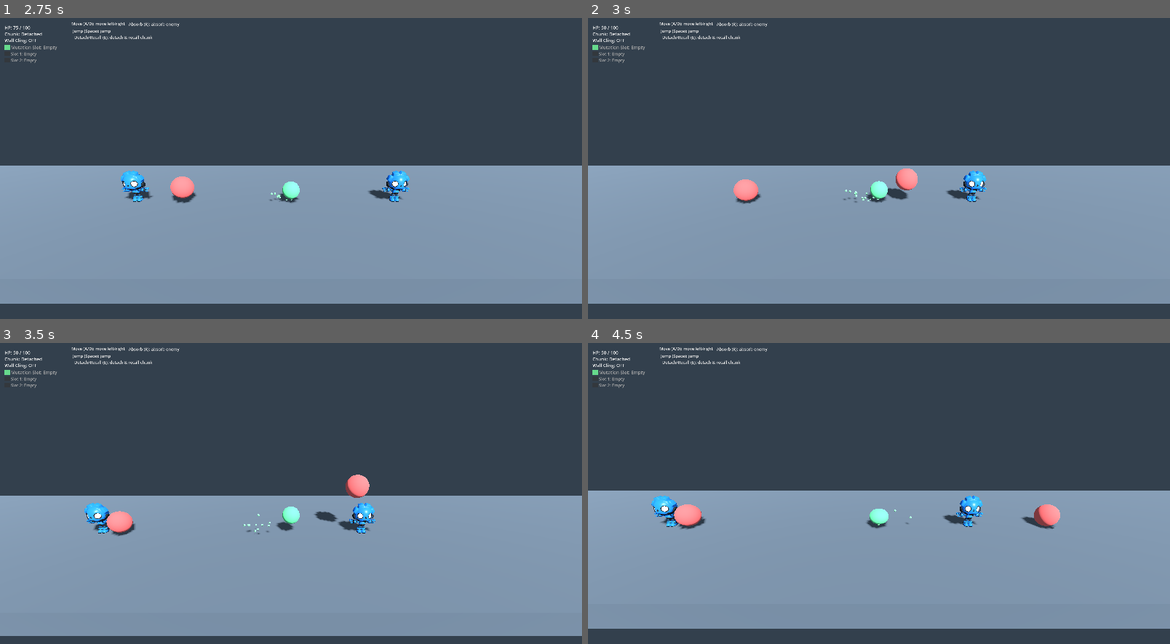
Above: before the commit, frames 1-4 (two rows, left to right).
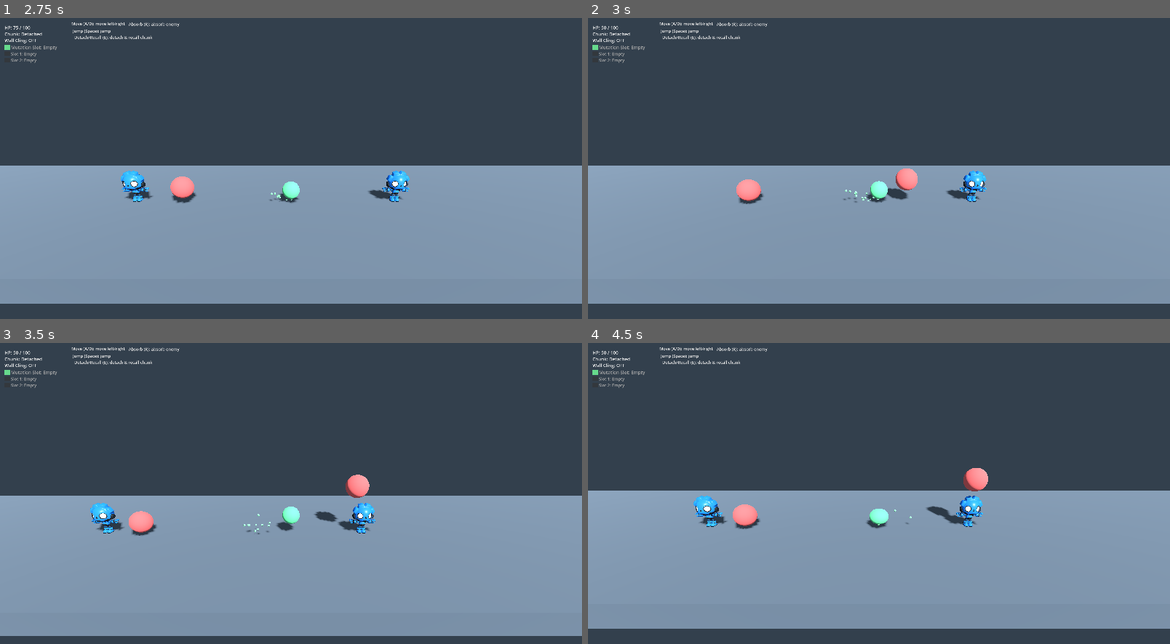
Above: after the commit, the same moments.

Repository: laazer/blobert
Game: Godot game, scene res://scenes/levels/sandbox/test_movement_3d.tscn
The game is run twice, just before and just after one commit, with the same random seed, the same clock (stepped at 60 frames per second) and the same inputs.
Inputs (mouse positions are in pixels of both pictures, inside the frame that each line leads up to):
- Up to frame 1 (2.75 s): move the mouse to (419, 180) at 0.52 s; hold D (move_right) 0.53-1.28 s; tap F (infect) at 0.6, 1.55, 2.3 s; tap Space (jump) at 0.77, 1.52 s; move the mouse to (174, 216) at 1.27 s; hold A (move_left) 1.28-2.03 s; tap R (absorb) at 1.35 s; move the mouse to (349, 120) at 2.02 s; hold D (move_right) from 2.03 s (still down); tap E (detach) at 2.1 s
- Up to frame 2 (3 s): keep holding D (move_right); move the mouse to (849, 273) at 2.77 s; tap Q (detach_2) at 2.85 s
- Up to frame 3 (3.5 s): keep holding D (move_right); tap Space (jump) at 3.02 s; tap F (infect) at 3.05 s
- Up to frame 4 (4.5 s): move the mouse to (1053, 580) at 3.52 s; release D (move_right) at 3.53 s; hold A (move_left) from 3.53 s (still down); tap F (infect) at 3.6, 4.35 s; tap Space (jump) at 3.77 s; move the mouse to (704, 469) at 4.27 s

Frame 1 is identical in both runs. In frame 2, 0.1% of the frame differs, in the area x 25-31%, y 53-62%; in frame 3, 0.8%; in frame 4, 2.0%, in the area x 10-82%, y 41-62%.

Commit message:
fix: chunk_attached emitted on all hits (weaken + infect), not infect only
chunk should stick to enemy on first contact (weaken), not only when
infecting a already-weakened enemy. move emit/append after if/else block.

Co-Authored-By: Claude Sonnet 4.6 <noreply@anthropic.com>

Diff:
--- a/scripts/enemy/enemy_infection_3d.gd
+++ b/scripts/enemy/enemy_infection_3d.gd
@@ -41,10 +41,10 @@
 			return
 		if _esm.get_state() == "weakened":
 			_esm.apply_infection_event()
-			chunk_attached.emit(chunk)
-			_attached_chunks.append(chunk)
 		else:
 			_esm.apply_weaken_event()
+		chunk_attached.emit(chunk)
+		_attached_chunks.append(chunk)
 
 
 func _on_body_exited(body: Node3D) -> void:
